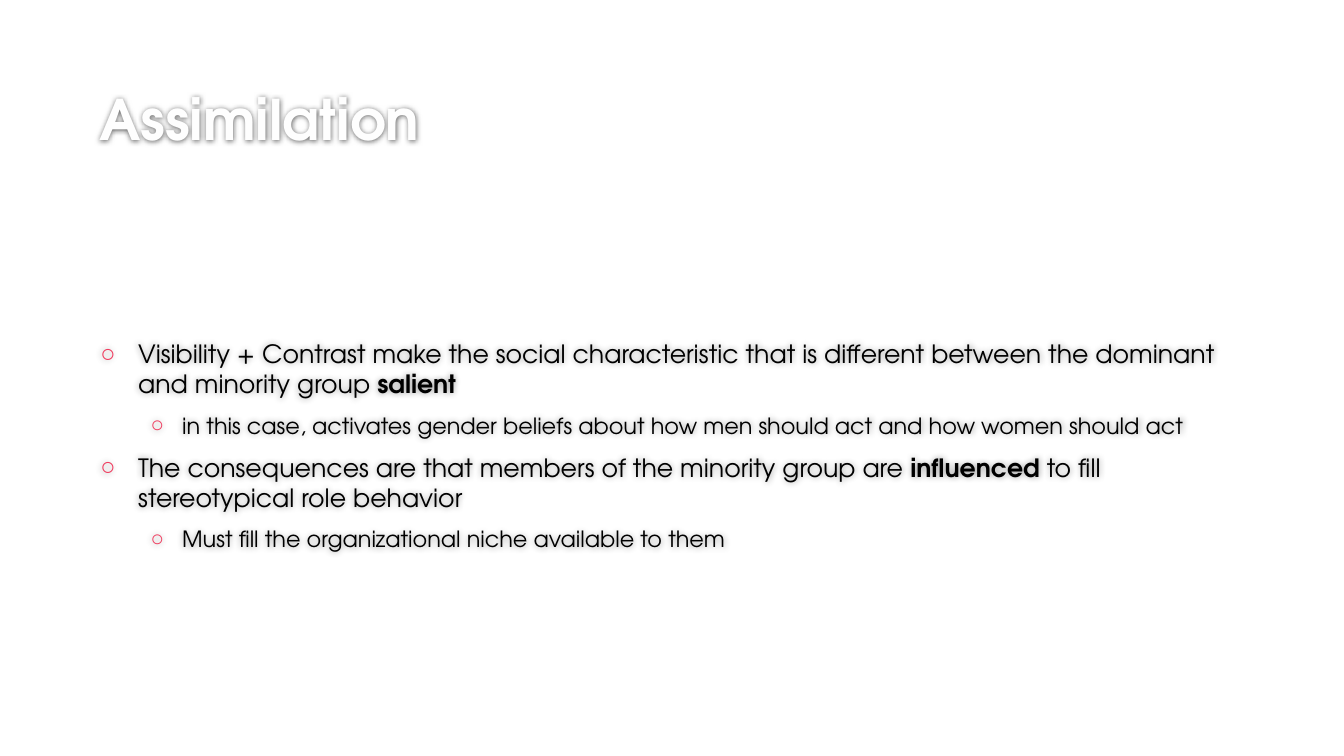
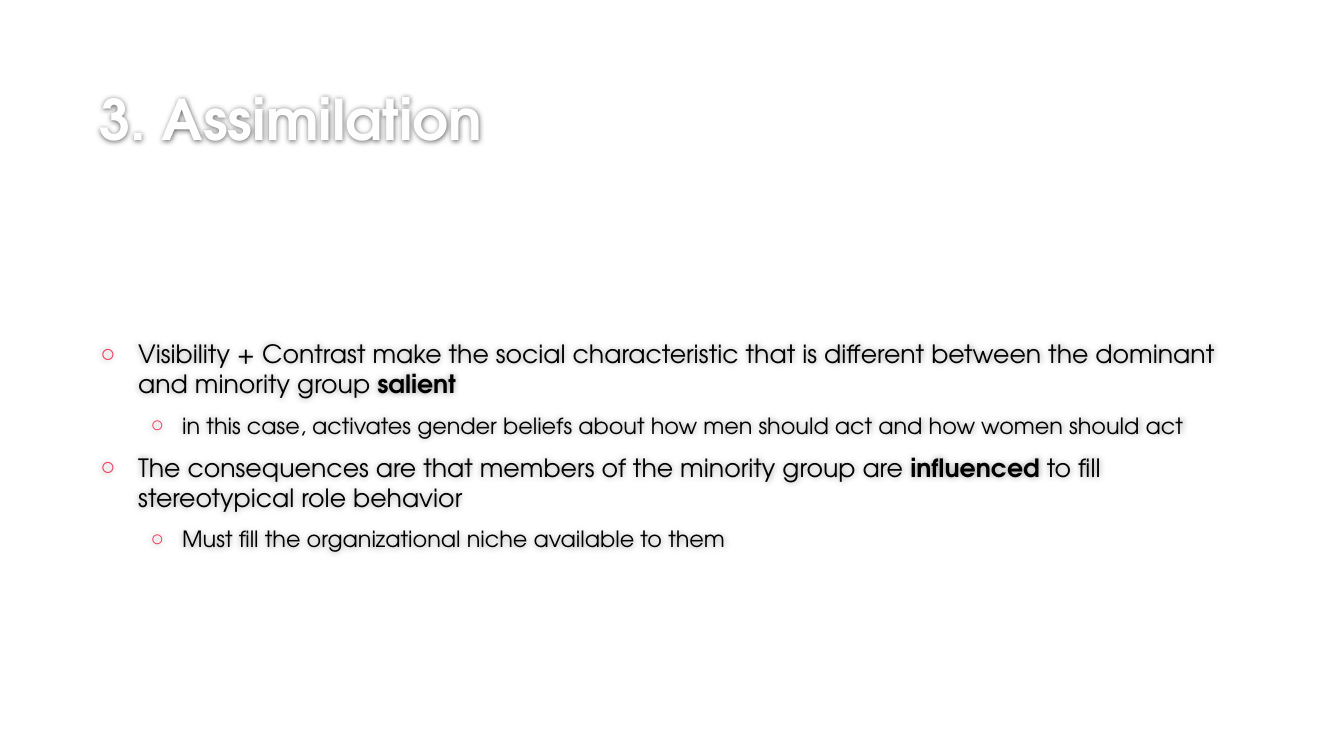
Before and after one commit to ekmaloney/soc490s, a slide deck: slide 14 of slides/march1.pptx. Drawn at 1344x756 pixels with LibreOffice and Linux fonts; fonts in the diff are those of the drawing; background and template pictures are left out. Boxes give left, top, right and bottom in pixels: in the first picture for what was removed or moved away, otherwise in the second. Text is boxed around its words. In the diff, an @@ line names an element or a change of style, - is before the commit and + after.

```diff
--- a/slides/march1.pptx
+++ b/slides/march1.pptx
@@ title at (x1=99, y1=96, x2=482, y2=143): text changed @@
-Assimilation
+3. Assimilation
```
Also in this commit, not shown: 8 other slides changed, 3 slides added, 1 slide removed, 11 other files.
